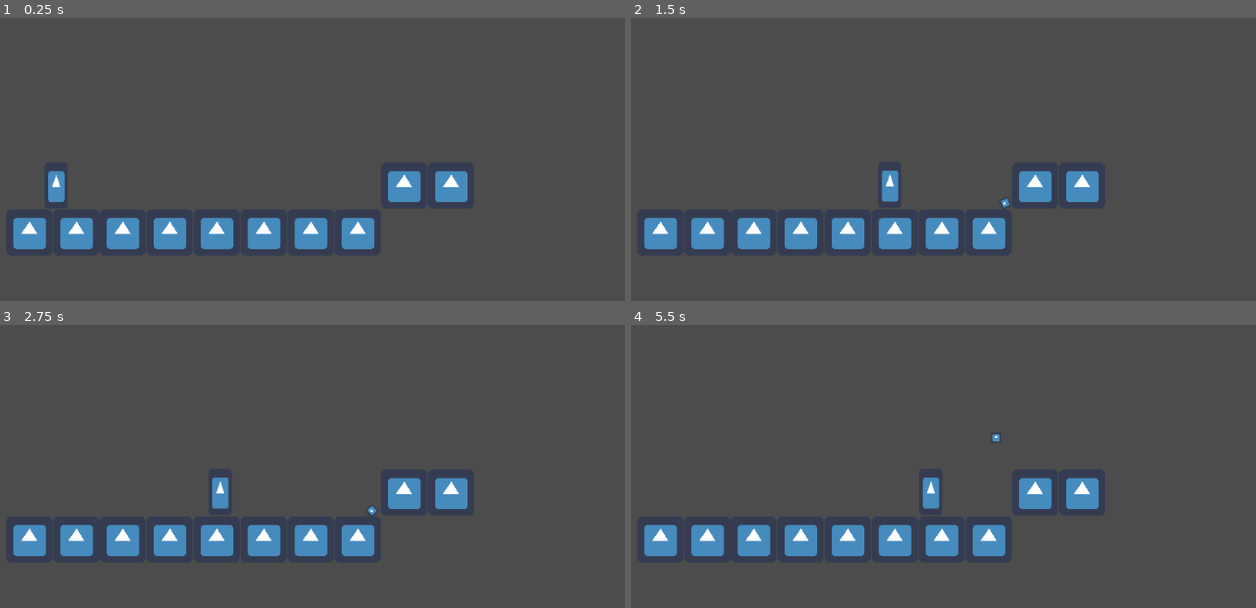
Above: before the commit, frames 1-4 (two rows, left to right).
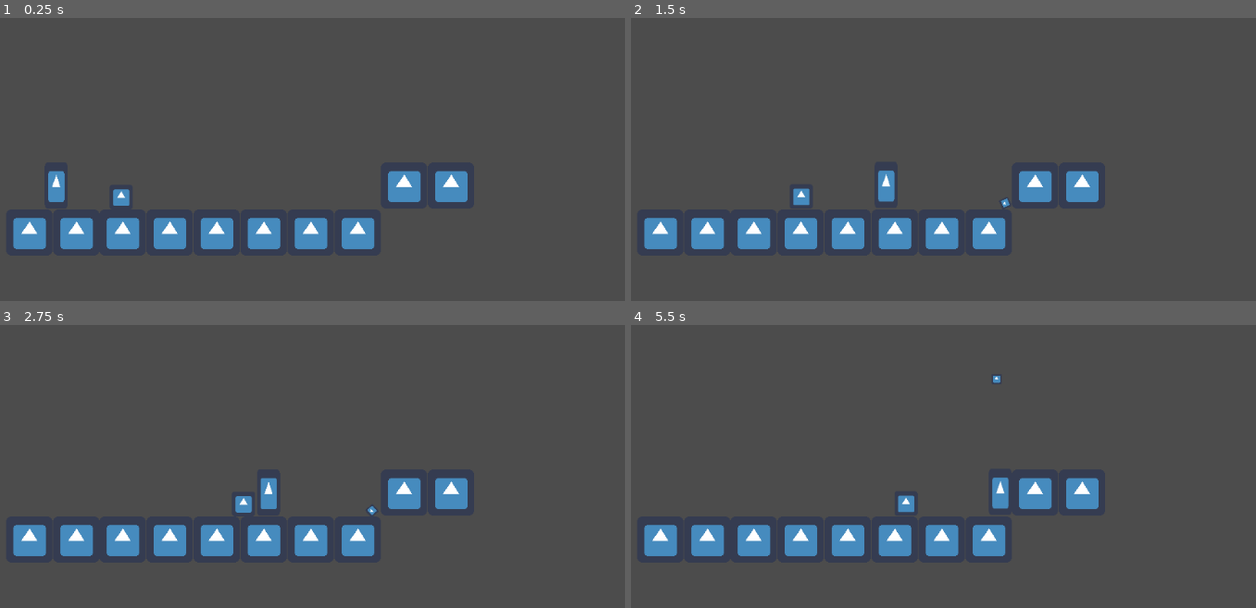
Above: after the commit, the same moments.

Repository: FavouredFool/special-disco
Game: Godot game, scene res://Scenes/Main.tscn
The game is run twice, just before and just after one commit, with the same random seed, the same clock (stepped at 60 frames per second) and the same inputs. The engine's default icon, where the game draws it, is replaced by a stand-in: a white triangle on a blue panel in a dark square.
Inputs (mouse positions are in pixels of both pictures, inside the frame that each line leads up to):
- Up to frame 1 (0.25 s): no input
- Up to frame 2 (1.5 s): tap Enter at 0.5 s; move the mouse to (1087, 100) at 0.52 s; hold D (move_right) from 0.53 s (still down); click (1087, 100) at 0.67 s; tap Space (jump) at 0.77 s; move the mouse to (774, 142) at 1.27 s
- Up to frame 3 (2.75 s): tap Space (jump) at 1.52 s; move the mouse to (368, 333) at 2.02 s; release D (move_right) at 2.03 s; hold A (move_left) from 2.03 s (still down)
- Up to frame 4 (5.5 s): move the mouse to (887, 514) at 2.77 s; release A (move_left) at 2.78 s; hold D (move_right) 2.78-4.28 s; click (887, 514) at 2.92 s; tap Space (jump) at 3.02, 3.77, 4.25, 4.52 s; move the mouse to (1143, 491) at 3.52 s; move the mouse to (699, 361) at 4.27 s; hold A (move_left) 4.28-5.03 s; move the mouse to (962, 426) at 5.02 s; hold D (move_right) from 5.03 s (still down); click (962, 426) at 5.17 s

The runs differ from the first frame. In frame 1, 0.2% of the frame differs, in the area x 18-21%, y 60-67%; in frame 2, 0.4%; in frame 3, 0.7%; in frame 4, 0.8%, in the area x 42-61%, y 17-67%.

Commit message:
feat: Dog follows ball

Diff:
--- a/Scenes/Dog.tscn
+++ b/Scenes/Dog.tscn
@@ -19,8 +19,3 @@
 
 [node name="CollisionShape2D" type="CollisionShape2D" parent="."]
 shape = SubResource( 1 )
-
-[node name="ChangeDirectionTimer" type="Timer" parent="."]
-autostart = true
-
-[connection signal="timeout" from="ChangeDirectionTimer" to="." method="_on_ChangeDirectionTimer_timeout"]
--- a/Scenes/Main.tscn
+++ b/Scenes/Main.tscn
@@ -1,8 +1,9 @@
-[gd_scene load_steps=4 format=2]
+[gd_scene load_steps=5 format=2]
 
 [ext_resource path="res://Scenes/CollisionObject.tscn" type="PackedScene" id=1]
 [ext_resource path="res://Scenes/Player.tscn" type="PackedScene" id=2]
 [ext_resource path="res://Scenes/BallSpawner.tscn" type="PackedScene" id=3]
+[ext_resource path="res://Scenes/Dog.tscn" type="PackedScene" id=4]
 
 [node name="Main" type="Node"]
 
@@ -42,3 +43,6 @@
 position = Vector2( 185, 374 )
 
 [node name="BallSpawner" parent="." instance=ExtResource( 3 )]
+
+[node name="Dog" parent="." instance=ExtResource( 4 )]
+position = Vector2( 275, 385 )
--- a/Scripts/BallSpawner.gd
+++ b/Scripts/BallSpawner.gd
@@ -1,4 +1,5 @@
 extends Node2D
+class_name BallSpawner
 
 onready var player : Player = get_node("/root/Main/Player")
 
--- a/Scripts/DogScript.gd
+++ b/Scripts/DogScript.gd
@@ -4,6 +4,7 @@
 signal push_player
 
 onready var ChangeDirectionTimer : Timer = $ChangeDirectionTimer
+onready var ballSpawner : BallSpawner = get_node("/root/Main/BallSpawner")
 
 const UP_DIRECTION : Vector2 = Vector2.UP
 
@@ -15,9 +16,14 @@
 
 func _physics_process(delta:float) -> void:
 
-	_velocity.x = _direction.x * speed
+	if ballSpawner.ball_instance:
+		var right = sign(ballSpawner.ball_instance.position.x - position.x)
+
+		_velocity.x = right * speed
+	else:
+		_velocity.x = 0.0
+
+
 	_velocity.y += gravity * delta
+
 	_velocity = move_and_slide(_velocity)
-
-func _on_ChangeDirectionTimer_timeout():
-	_direction = -_direction
--- a/project.godot
+++ b/project.godot
@@ -9,6 +9,11 @@
 config_version=4
 
 _global_script_classes=[ {
+"base": "Node2D",
+"class": "BallSpawner",
+"language": "GDScript",
+"path": "res://Scripts/BallSpawner.gd"
+}, {
 "base": "KinematicBody2D",
 "class": "Dog",
 "language": "GDScript",
@@ -20,6 +25,7 @@
 "path": "res://Scripts/PlayerScript.gd"
 } ]
 _global_script_class_icons={
+"BallSpawner": "",
 "Dog": "",
 "Player": ""
 }
